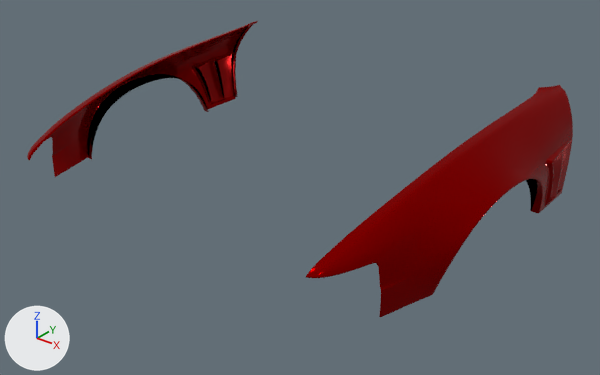
Before and after pictures for a commit that changed the Blender file content/cars/nissan_rs13/frontfenders_carmodifywonderglare.blend.
Camera for both pictures: a camera (50 mm lens) standing at (1.87, -3.52, 1.67) and looking at (0.06, -1.25, 0.26). Arrows for +X, +Y and +Z are at lower left; the lights stay in place.

Before the edit, the objects in view are built like this:
```python
me_cover = bpy.data.meshes.new('Cover')
me_cover.from_pydata(...)  # 278 vertices, 130 faces; spans x -0.89..0.89, y -1.57..-0.57, z 0.25..0.63
# faces by material slot: [62, 68]
me_cover.materials.append(mat_black_mate)  # black #000000
me_cover.materials.append(mat_black_mate_002)  # black #000000
me_fenders = bpy.data.meshes.new('Fenders')
me_fenders.from_pydata(...)  # 2569 vertices, 4581 faces; spans x -0.9..0.9, y -1.96..-0.55, z 0.24..0.65
me_fenders.materials.append(mat_paint)  # red #900000
ob_cover = bpy.data.objects.new('Cover', me_cover)
ob_cover.location = (0.0, 0.0, 0.0)
ob_fenders = bpy.data.objects.new('Fenders', me_fenders)
ob_fenders.location = (0.0, 0.0, 0.0)
```
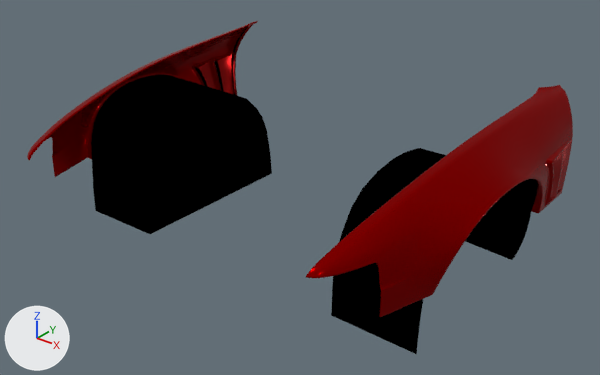
Pixel boxes (x1, y1, x2, y2) of what changed, in the pictures (600 x 375 px):
'Undercarriage', added (black)
    after: (91, 74, 538, 354)
'Cover', reshaped
    before: (87, 27, 538, 211)
    after: (195, 27, 248, 95)
part 1 of me_cover, deleted (black)
    before: (87, 74, 208, 156)
part 2 of me_cover, deleted
    before: (526, 179, 538, 211)

What changed in the scene script:
```text
Change me_cover:
    where me_cover.from_pydata(...)  # 278 vertices, 130 faces; spans x -0.89..0.89, y -1.57..-0.57, z 0.25..0.63
    used by ob_cover; location = (0.0, 0.0, 0.0)
    me_cover part 1: the loose piece of 70 vertices spanning x -0.89..-0.82, y -1.57..-0.84, z 0.25..0.5 is deleted
    me_cover part 2: the loose piece of 70 vertices spanning x 0.82..0.89, y -1.57..-0.84, z 0.25..0.5 is deleted
    remove me_cover.materials.append(mat_black_mate_002)  # black #000000
Add me_undercarriage:
    me_undercarriage.from_pydata(...)  # 138 vertices, 166 faces; spans x -0.89..0.89, y -1.58..-0.81, z 0.01..0.5
    me_undercarriage.materials.append(mat_black_mate_002)  # black #000000
Add ob_undercarriage:
    ob_undercarriage = bpy.data.objects.new('Undercarriage', me_undercarriage)
    ob_undercarriage.location = (0.0, 0.0, 0.0)
    ob_undercarriage.scale = (-1.0, 1.0, 1.0)
```
